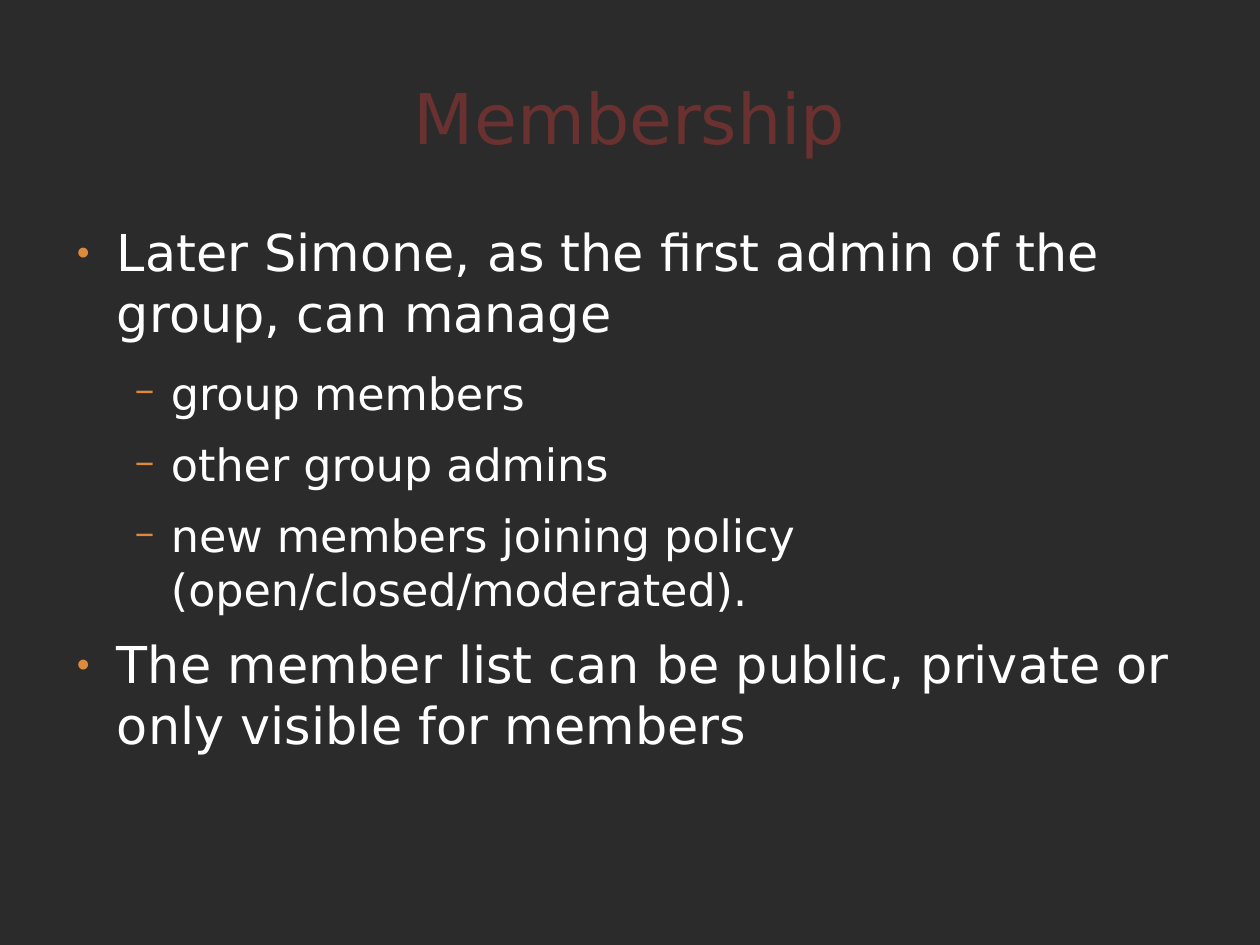
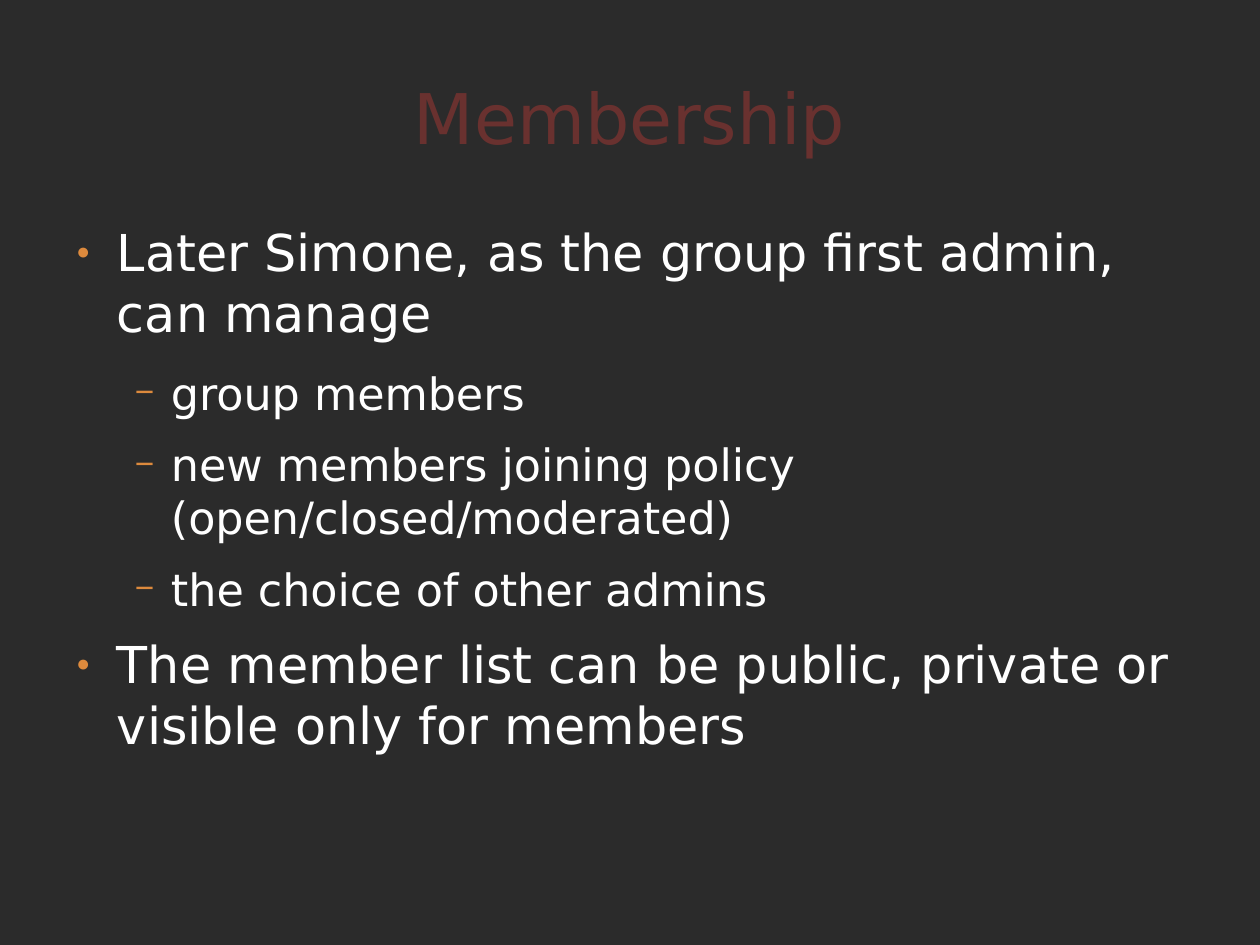
Before and after one commit to comunes/kune, a slide deck: slide 6 of doc/kune-dic-08.odp (slide 8 before the commit). Drawn at 1260x945 pixels with LibreOffice and Linux fonts; fonts in the diff are those of the drawing; background and template pictures are left out; a plain dark background stands for a picture behind light text. Boxes give left, top, right and bottom in pixels: in the first picture for what was removed or moved away, otherwise in the second. Text is boxed around its words. In the diff, an @@ line names an element or a change of style, - is before the commit and + after.

```diff
--- a/doc/kune-dic-08.odp
+++ b/doc/kune-dic-08.odp
@@ text at [117, 232, 1114, 343]: text changed @@
-● Later Simone, as the first admin of the group, can manage
+● Later Simone, as the group first admin, can manage
@@ text at [117, 447, 1169, 755]: text changed @@
-  − other group admins
-  − new members joining policy (open/closed/moderated).
-● The member list can be public, private or only visible for members
+  − new members joining policy (open/closed/moderated)
+  − the choice of other admins
+● The member list can be public, private or visible only for members
```
Also in this commit, not shown: 13 other slides changed, 2 slides removed.
